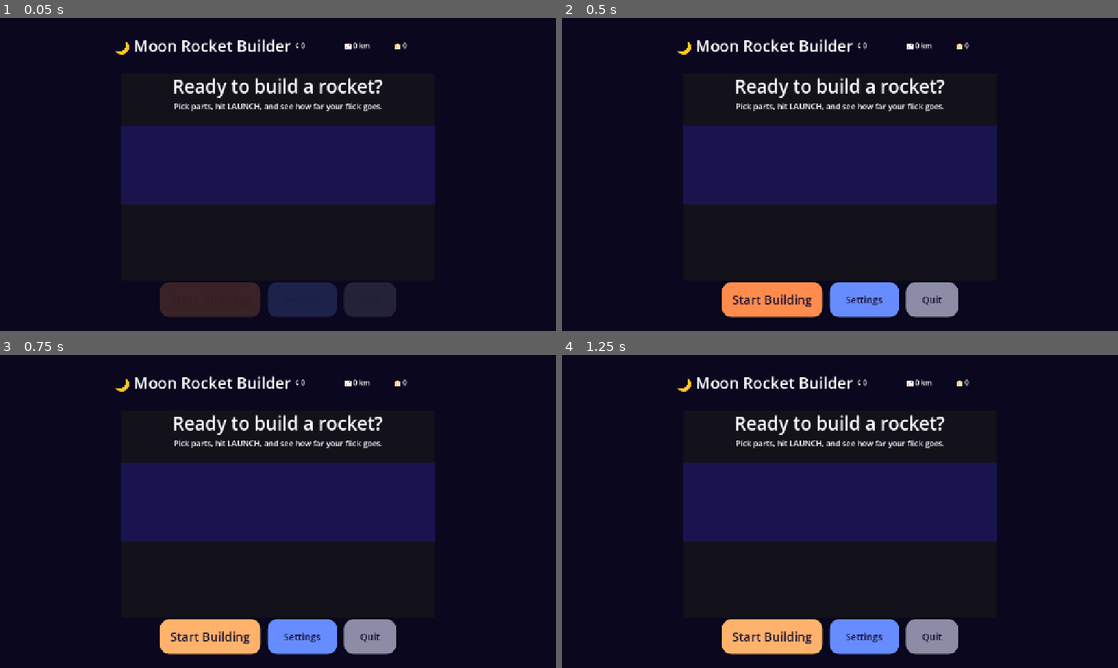
Above: before the commit, frames 1-4 (two rows, left to right).
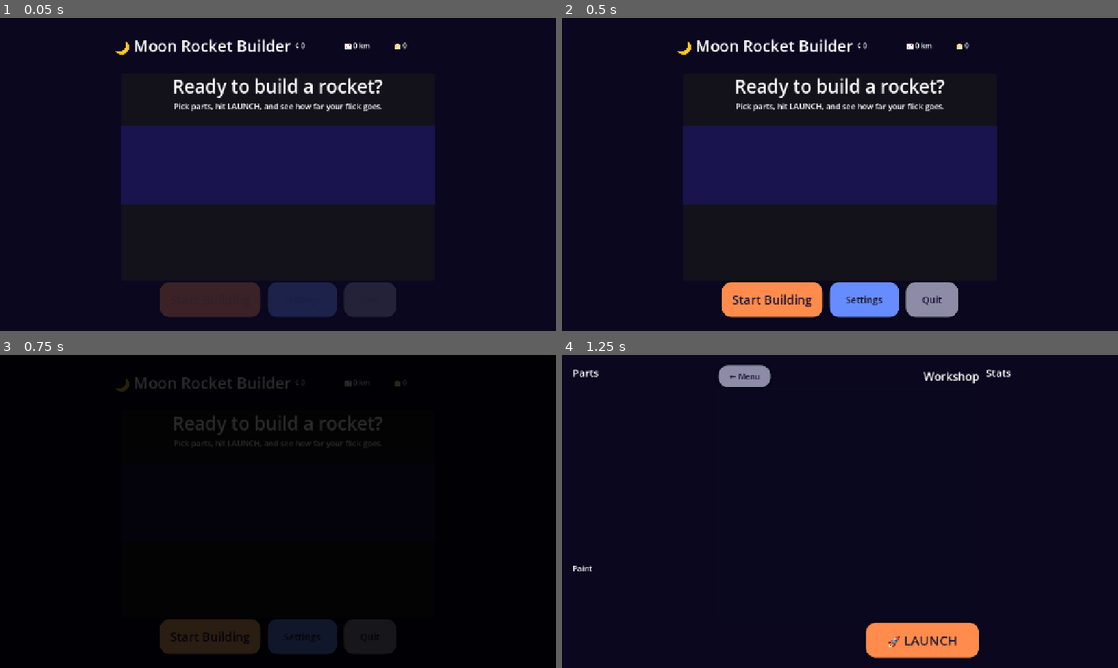
Above: after the commit, the same moments.

Repository: subaiems00/moon-rocket-builder
Game: Godot game, scene res://scenes/MainMenu.tscn
The game is run twice, just before and just after one commit, with the same random seed, the same clock (stepped at 60 frames per second) and the same inputs.
Inputs:
- Up to frame 1 (0.05 s): no input
- Up to frame 2 (0.5 s): no input
- Up to frame 3 (0.75 s): click "Start Building" at 0.5 s
- Up to frame 4 (1.25 s): no input

Frames 1-2 are identical in both runs. In frame 3, 78% of the frame differs, in the area x 0-100%, y 0-100%; in frame 4, 22%.
Error before the commit: Parse Error: Cannot call non-static function "is_busy()" on the class "ScreenTransition" directly. Make an instance instead. (res://autoload/UIManager.gd:13)
Error after the commit: Invalid access to property or key 'pressed' on a base object of type 'null instance'. (res://scripts/ui/RocketWorkshop.gd:25)

Commit message:
fix(phase-4): drop class_name ScreenTransition — clashes with autoload
`class_name ScreenTransition` inside the autoload file conflicts
with the autoload singleton name (both resolve to the same identifier).
The parser errors:

  Parse Error: Class 'ScreenTransition' hides an autoload singleton.

…and every `ScreenTransition.method()` call then fails because the
parser tries to call instance methods on the class type, not the
singleton.

Fix: drop the class_name line. The autoload name alone is enough —
callers reference the autoload instance by its autoload name.

Diff:
--- a/autoload/ScreenTransition.gd
+++ b/autoload/ScreenTransition.gd
@@ -1,12 +1,11 @@
 extends CanvasLayer
-class_name ScreenTransition
 ## Phase 4: a global fade-through-black overlay that sits at layer 200.
 ## Trigger `fade_out(duration)` before a scene swap and `fade_in(duration)`
 ## after. Callers chain them via signals.
 ##
-## Lives at scene root, persists across scenes via the autoload pattern.
-## Place inside `MainMenu.tscn` and add it as an autoload OR set it as
-## a child of every scene root (UIManager looks it up by name).
+## NOTE: this file is registered as an autoload in project.godot under
+## the same name. Do NOT add `class_name ScreenTransition` here — that
+## would clash with the autoload singleton name.
 
 signal fade_out_finished
 signal fade_in_finished
